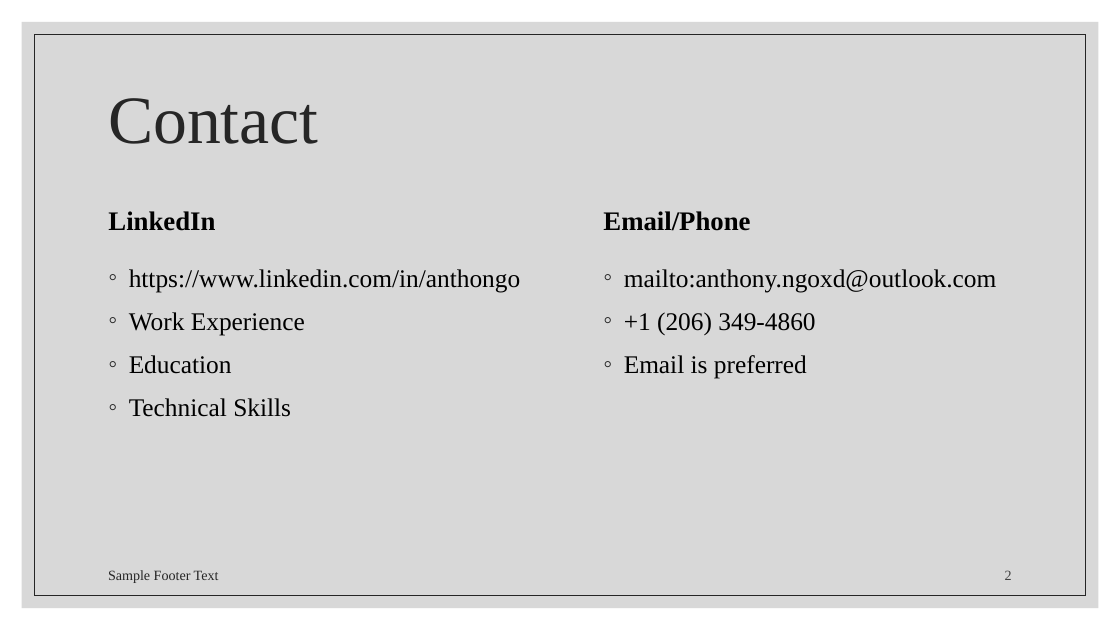
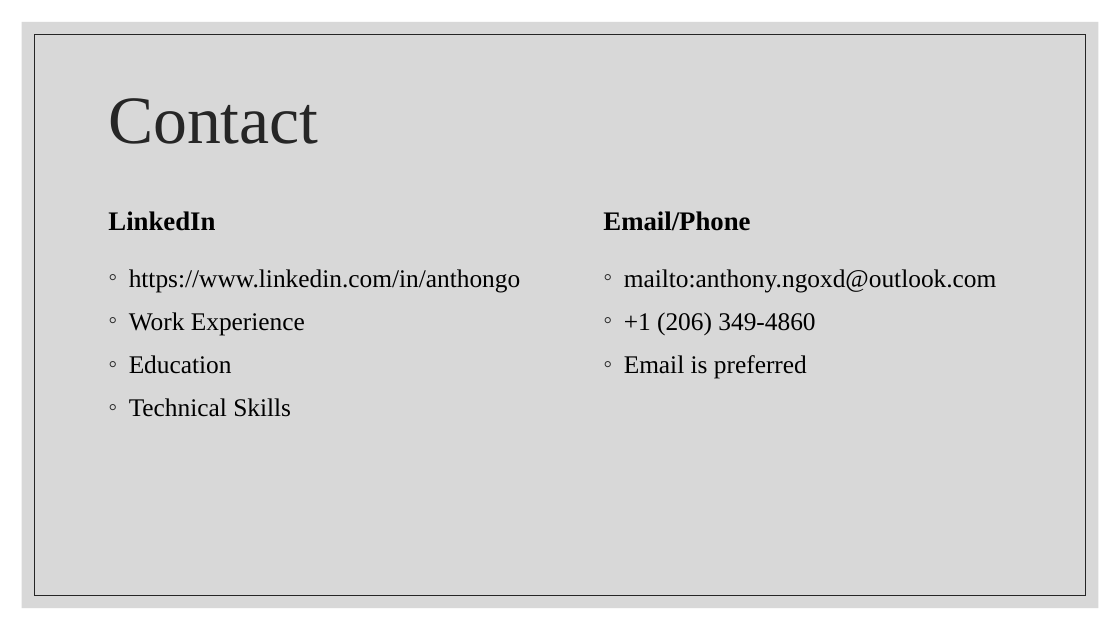
Before and after one commit to ngoantho/ngoantho.github.io, a slide deck: slide 2 of resume.odp. Drawn at 1120x630 pixels with LibreOffice and Linux fonts; fonts in the diff are those of the drawing. Boxes give left, top, right and bottom in pixels: in the first picture for what was removed or moved away, otherwise in the second. Text is boxed around its words. In the diff, an @@ line names an element or a change of style, - is before the commit and + after.

Commit message:
remove footer text

```diff
--- a/resume.odp
+++ b/resume.odp
@@ text removed at [108, 570, 219, 583] @@
-Sample Footer Text
@@ page number removed at [1005, 570, 1012, 580] @@
-2
```
Also in this commit, not shown: 1 other file.
